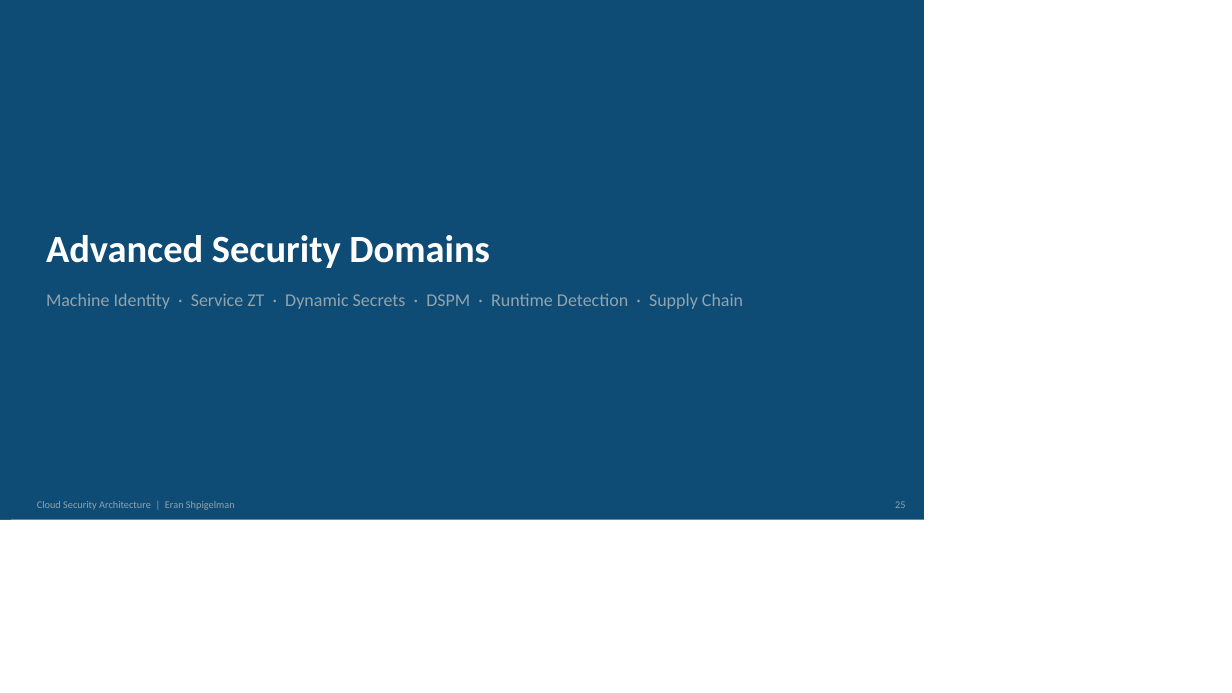
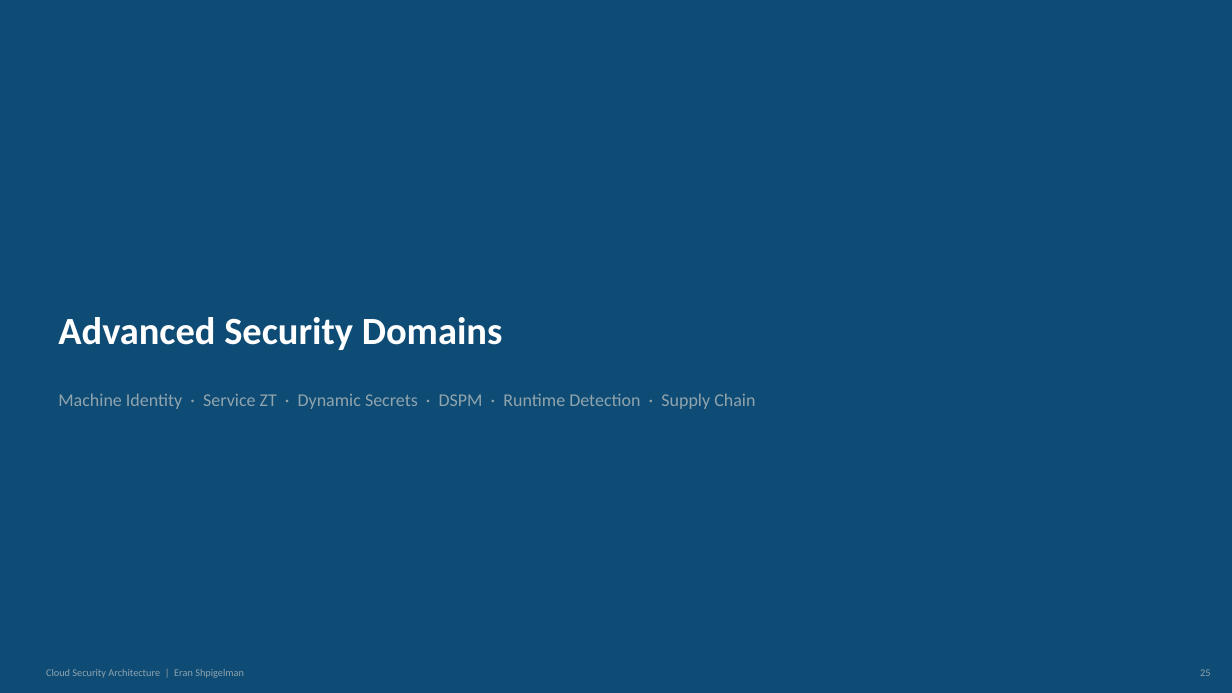
Before and after one commit to eransh10/Security-Architecture-Guidelines-Best-Practices, a slide deck: slide 25 of Cloud/cloud_security_architecture_deck.pptx. Drawn at 1232x693 pixels with LibreOffice and Linux fonts; fonts in the diff are those of the drawing. Boxes give left, top, right and bottom in pixels: in the first picture for what was removed or moved away, otherwise in the second. Text is boxed around its words. In the diff, an @@ line names an element or a change of style, - is before the commit and + after.

Commit message:
sync cloud deck: 45-slide expanded version (Advanced Security Domains)

```diff
--- a/Cloud/cloud_security_architecture_deck.pptx
+++ b/Cloud/cloud_security_architecture_deck.pptx
@@ rectangle: place and size @@
-rectangle at box(0, 0, 924, 519)
+rectangle at box(0, 0, 1232, 693)
@@ rectangle: place and size @@
-rectangle at box(0, 0, 11, 519)
+rectangle at box(0, 0, 15, 693)
@@ text removed at box(46, 235, 140, 244) @@
-05
@@ text "Advanced Security Domains": place and size @@
-text "Advanced Security Domains" at box(46, 235, 490, 268)
+text "Advanced Security Domains" at box(58, 317, 503, 350)
@@ text "Machine Identity · Service ZT ...": place and size @@
-text "Machine Identity · Service ZT ..." at box(46, 293, 743, 309)
+text "Machine Identity · Service ZT ..." at box(58, 393, 755, 409)
@@ rectangle: place and size @@
-rectangle at box(37, 323, 314, 327)
+rectangle at box(49, 432, 419, 436)
@@ text "Cloud Security Architecture | Eran ...": place and size @@
-text "Cloud Security Architecture | Eran ..." at box(37, 501, 235, 510)
+text "Cloud Security Architecture | Eran ..." at box(46, 669, 244, 678)
@@ text "25": place and size @@
-text "25" at box(895, 501, 905, 508)
+text "25" at box(1200, 669, 1210, 676)
```
Also in this commit, not shown: 44 other slides changed.
